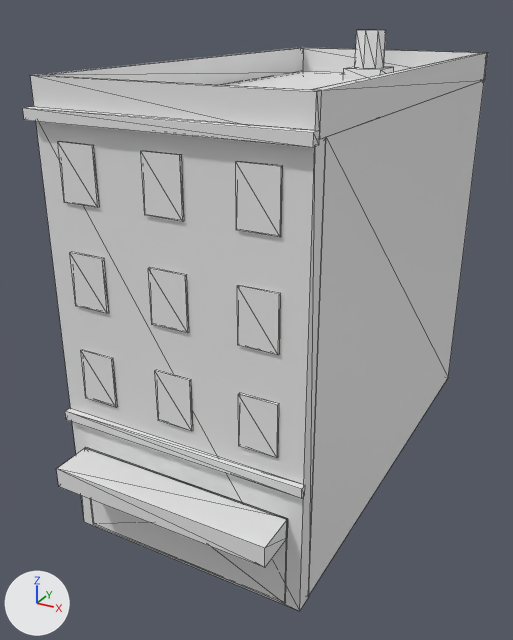
A saved change to the glTF model modelos/ciudad/edificios/ladr_8_a_lejos.glb.
One viewpoint serves both versions: a 50 mm camera at (10.3, -14.0, 15.8) aimed at (-0.7, 6.1, 5.7). Every picture has the same lights, and +X, +Y and +Z are marked at lower left. The picture after the commit comes second. Mesh edges are drawn as thin lines. Vertices at exactly the same position are counted once.

In view in the first picture: 'ladr_8_a_lejos'.
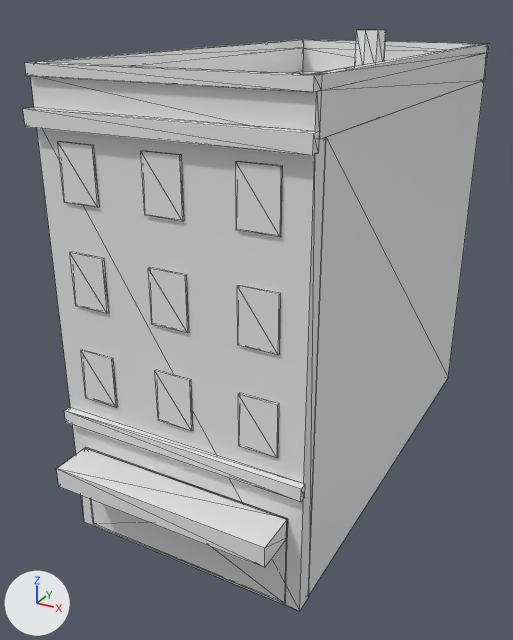
Changed parts and their boxes [x1, y1, x2, y2] in the pictures (513 x 640 px; the box of a moved part takes in the faces that stretch with it):
'ladr_8_a_lejos', reshaped
    before: [23, 30, 488, 611]
    after: [23, 30, 489, 611]
part 1 of me_ladr_8_a_lejos, built on
    before: [23, 108, 320, 148]
    after: [23, 40, 489, 156]
part 2 of me_ladr_8_a_lejos, moved or reshaped
    before: [65, 411, 305, 499]
    after: [64, 411, 305, 502]

What changed in the scene script:
```text
Change me_ladr_8_a_lejos:
    used by ob_ladr_8_a_lejos; location = (0.0, 0.0, 0.0)
    verts and faces of me_ladr_8_a_lejos; kept vertices keep their numbers, new ones are numbered from 172
    before: 84 (4.0, 0.0, 4.1) at pixel (304, 494), 86 (4.0, -0.2, 4.1) at pixel (301, 498), 88 (-4.0, 0.0, 4.1), 90 (-4.0, -0.2, 4.1) at pixel (66, 419)
    remove me_ladr_8_a_lejos.from_pydata(...)  # 172 vertices, 280 faces; spans x -4.1..4.1, y -1.3..16.0, z 0.0..15.0
    add me_ladr_8_a_lejos.from_pydata(...)  # 186 vertices, 328 faces; spans x -4.1..4.1, y -1.3..16.0, z 0.0..15.0
    me_ladr_8_a_lejos part 1
    4 vertices in x -4.1..4.1, y -0.3..0.0, z 13.1 move by (0.0, 0.0, -0.2)
    14 vertices are added at x -4.0..4.0, y -0.1..16.0, z 14.2..14.5
    48 new faces join them
    me_ladr_8_a_lejos part 2
    add for i in [84, 86, 88, 90]: verts[i] += (0.0, 0.0, -0.1)
```
